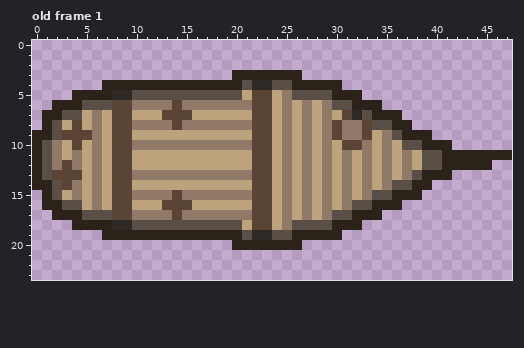
Two versions of one pixel-art file, assets/raw/sprites/ships/pirate.ase. The picture above was drawn from the file before the commit.
48x24 pixels, 1 frame. Shown: old frame 1. The commit also changed other frames, which this record leaves out.
New version:
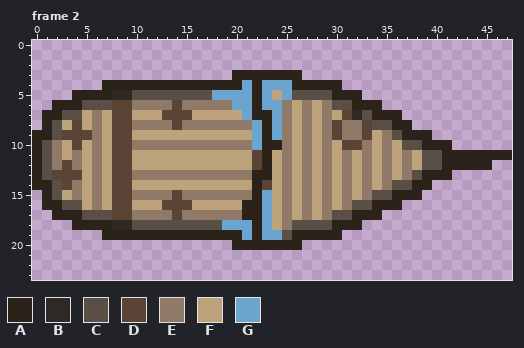
Palette (. is transparent): A #2b221a  B #2e2924  C #594f46  D #594435  E #917967  F #bda37b  G #6ba5cf
A new or re-ordered frame is compared with the old frame closest to it.
From old to new:
frames 1 -> 13
layer "Layer 3" added
--- frame 2 is new; against old frame 1, layers "Layer 3", "Layer 1"
@@ x 16..27 @@
  3 ....AAAAAAA.
- 4 AAAAACBBCCAA
- 5 CCCCCFDDFECC
- 6 EEEEEEDDFEFE
- 7 FFFFFFDDFEFE
- 8 EEEEEEDDFEFE
- 9 FFFFFFDDFEFE
-10 EEEEEEDDFEFE
-11 FFFFFFDDFEFE
-12 FFFFFFDDFEFE
-13 EEEEEEDDFEFE
-14 FFFFFFDDFEFE
-15 EEEEEEDDFEFE
-16 FFFFFFDDFEFE
-17 EEEEEEDDFEFE
-18 CCCCCFDDFECC
-19 AAAAACBBCCAA
+ 4 AAAAAGAGGGAA
+ 5 CCGGGGAGFGCC
+ 6 EEEEGGAGGEFE
+ 7 FFFFFGAAGEFE
+ 8 EEEEEEGAGEFE
+ 9 FFFFFFGAGEFE
+10 EEEEEEGAAEFE
+11 FFFFFFDAFEFE
+12 FFFFFFDAFEFE
+13 EEEEEEAAFEFE
+14 FFFFFFADFEFE
+15 EEEEEEAGFEFE
+16 FFFFFAAGFEFE
+17 EEEEEAAGFEFE
+18 CCCGGGAGFECC
+19 AAAAAGAGGCAA
 20 ....AAAAAAA.
